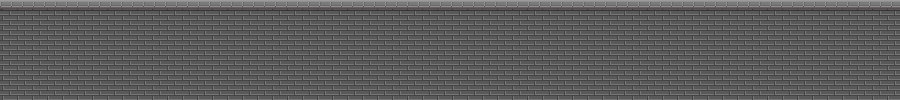
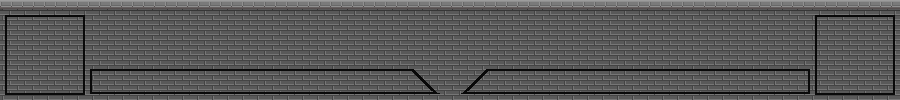
The second (900, 100) image is a revision of the first. Changes to its layers:
added layer "Health Bars" above "Floor" over [5, 15, 895, 95]
